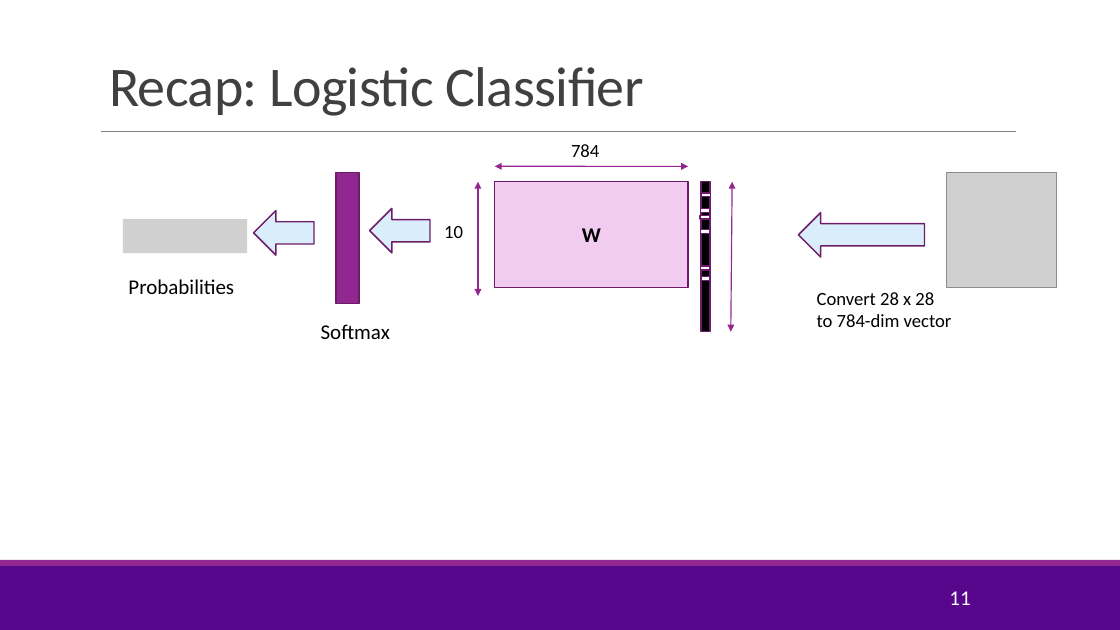
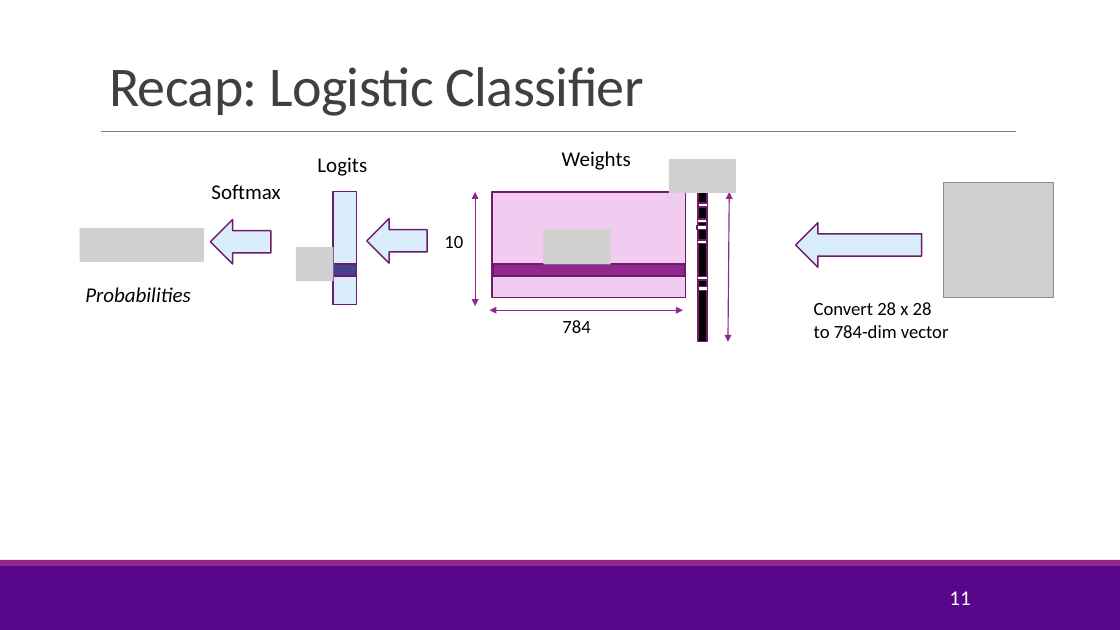
Before and after one commit to sdrangan/introml, a slide deck: slide 11 of lectures/Lect08_SVM.pptx. Drawn at 1120x630 pixels with LibreOffice and Linux fonts; fonts in the diff are those of the drawing; grey boxes stand for pictures; background and template pictures are left out. Boxes give left, top, right and bottom in pixels: in the first picture for what was removed or moved away, otherwise in the second. Text is boxed around its words. In the diff, an @@ line names an element or a change of style, - is before the commit and + after.

Commit message:
Added in-class exercises to SVM

```diff
--- a/lectures/Lect08_SVM.pptx
+++ b/lectures/Lect08_SVM.pptx
@@ text "Softmax": place and size @@
-text "Softmax" at (321, 324, 390, 339)
+text "Softmax" at (211, 184, 280, 199)
@@ text added at (317, 157, 367, 176), 18 pt, text #000000 @@
+Logits
@@ text added at (562, 151, 631, 170), 18 pt, text #000000 @@
+Weights
@@ picture added at (669, 159, 736, 192) @@
@@ rectangle: place and size @@
-rectangle at (336, 173, 360, 304)
+rectangle at (334, 192, 357, 304)
@@ rectangle at (334, 192, 357, 304): fill #92278F to #DAEDFB @@
@@ 2 texts, 1 picture, 1 double arrow: place and size @@
-2 texts, 1 picture, 1 double arrow at (444, 173, 1056, 327)
+2 texts, 1 picture, 1 double arrow at (444, 183, 1054, 338)
@@ 8 rectangles, 2 right arrows, 1 double arrow: place and size @@
-8 rectangles, 2 right arrows, 1 double arrow at (370, 181, 925, 332)
+8 rectangles, 2 right arrows, 1 double arrow at (367, 192, 922, 342)
@@ 1 text, 1 right arrow, 1 picture: place and size @@
-1 text, 1 right arrow, 1 picture at (123, 211, 314, 294)
+1 text, 1 right arrow, 1 picture at (80, 219, 271, 302)
@@ picture added at (544, 229, 611, 264) @@
@@ text in rectangle at (582, 228, 601, 242): text removed @@
-W
@@ picture added at (296, 247, 334, 281) @@
@@ rectangle added at (333, 264, 356, 276), fill #474091, outline #6C1D6A 1.25 pt @@
@@ rectangle added at (493, 264, 686, 276), fill #92278F, outline #6C1D6A 1.25 pt @@
@@ text "Probabilities" at (85, 287, 190, 302): italic on @@
@@ double arrow moved from (688, 166) - (495, 166) to (683, 310) - (490, 310) @@
@@ text "784": place and size @@
-text "784" at (571, 144, 599, 157)
+text "784" at (562, 320, 590, 333)
```
Also in this commit, not shown: 17 other slides changed, 6 slides added, 1 slide removed, 2 other files.
